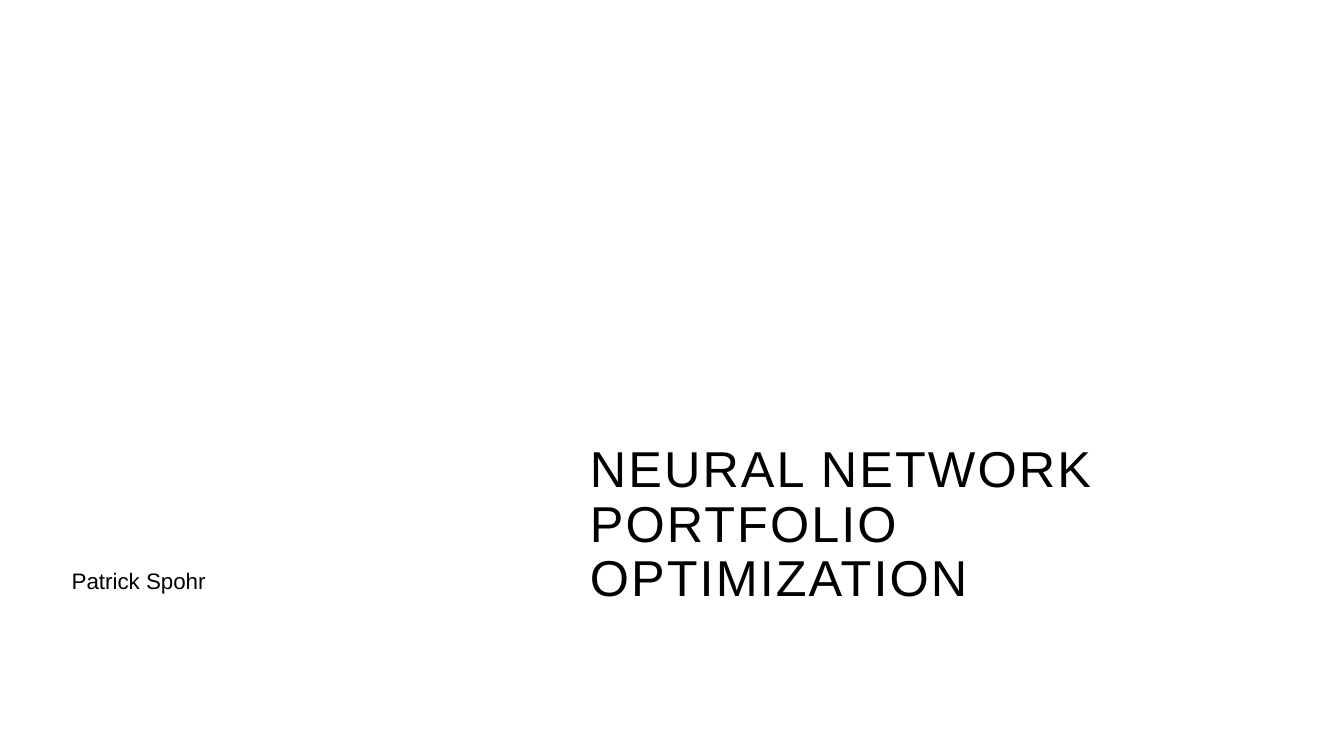
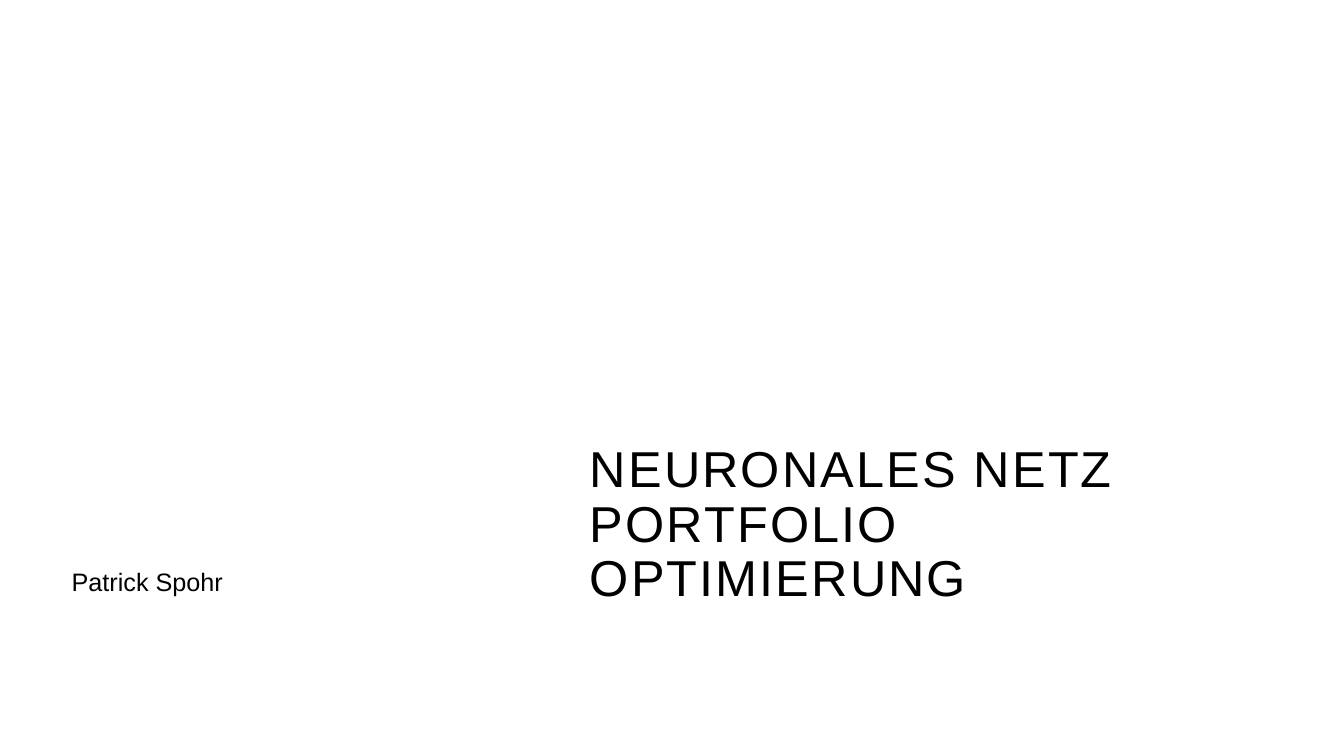
Before and after one commit to p-spohr/NN-Portfolio-Optimizer, a slide deck: slide 1 of Präsentation/pspohr - SLIFI Abschlusspräsentation 23Jan2024.pptx. Drawn at 1344x756 pixels with LibreOffice and Linux fonts; fonts in the diff are those of the drawing; background and template pictures are left out. Boxes give left, top, right and bottom in pixels: in the first picture for what was removed or moved away, otherwise in the second. Text is boxed around its words. In the diff, an @@ line names an element or a change of style, - is before the commit and + after.

```diff
--- a/Präsentation/pspohr - SLIFI Abschlusspräsentation 23Jan2024.pptx
+++ b/Präsentation/pspohr - SLIFI Abschlusspräsentation 23Jan2024.pptx
@@ title at (590, 451, 1112, 597): text changed @@
-NEURAL NETWORK
-PORTFOLIO OPTIMIZATION
+NEURONALES NETZ
+PORTFOLIO OPTIMIERUNG
@@ subtitle "Patrick Spohr" at (72, 572, 223, 597): size 16 to 18 pt @@
```
Also in this commit, not shown: 11 other slides changed, 14 slides added, 4 slides removed, 1 other file.
